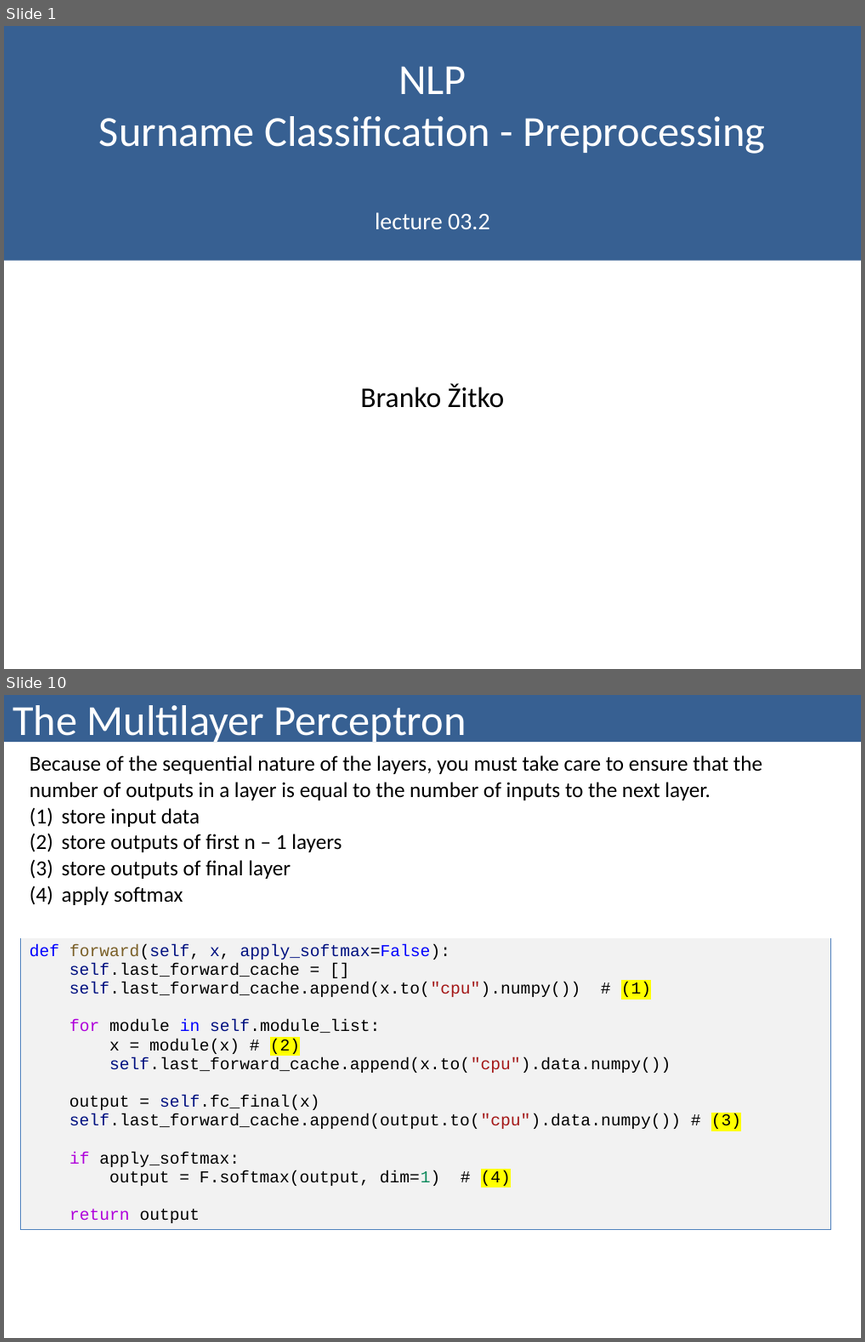
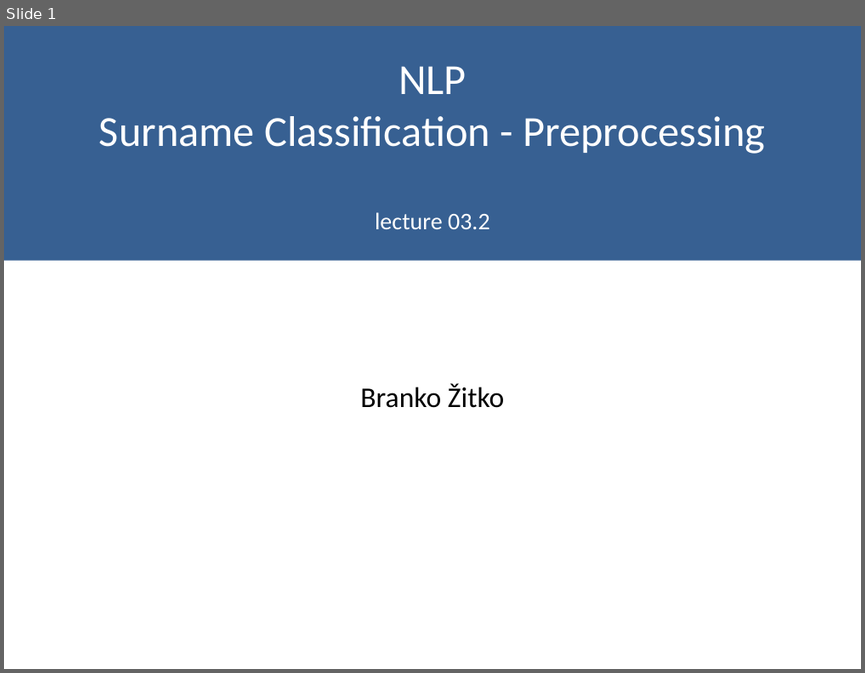
Before and after one commit to bzitko/nlp_repo, a slide deck: slides/nlp p03 feed forward networks/nlp p03.2 surname classification preprocessing.pptx. Shown one above the other, each under a label of ours: slides 1 and 10 before the commit, slide 1 after it; the slides between them are not shown. The pictures are 865x1342 and 865x673 pixels, drawn with LibreOffice and Linux fonts; fonts in the diff are those of the drawing. Boxes give left, top, right and bottom in pixels: in the first picture for what was removed or moved away, otherwise in the second. Text is boxed around its words. In the diff, an @@ line names an element or a change of style, - is before the commit and + after.

```diff
--- a/slides/nlp p03 feed forward networks/nlp p03.2 surname classification preprocessing.pptx
+++ b/slides/nlp p03 feed forward networks/nlp p03.2 surname classification preprocessing.pptx
@@ slide 10 removed at (x1=4, y1=695, x2=861, y2=1338), background #FFFFFF @@
@@ title removed at (x1=4, y1=695, x2=861, y2=742) @@
-The Multilayer Perceptron
@@ table removed at (x1=21, y1=746, x2=831, y2=1243), 2 rows, 1 columns @@
-Because of the sequential nature of the layers, you must take care to ensure that the number of outputs in a layer is equal to the number of inputs to the next layer. / store input data / store outputs of first n – 1 layers / store outputs of final layer / apply softmax
-def forward(self, x, apply_softmax=False): / self.last_forward_cache = [] / self.last_forward_cache.append(x.to("cpu").numpy()) # (1) / for module in self.module_list: / x = module(x) # (2) / self.last_forward_cache.append(x.to("cpu").data.numpy()) / output = self.fc_final(x) / self.last_forward_cache.append(output.to("cpu").data.numpy()) # (3) / if apply_softmax: / output = F.softmax(output, dim=1) # (4) / return output
```
Also in this commit, not shown: 1 slide changed, 6 slides added, 8 other slides removed, 2 other files.
